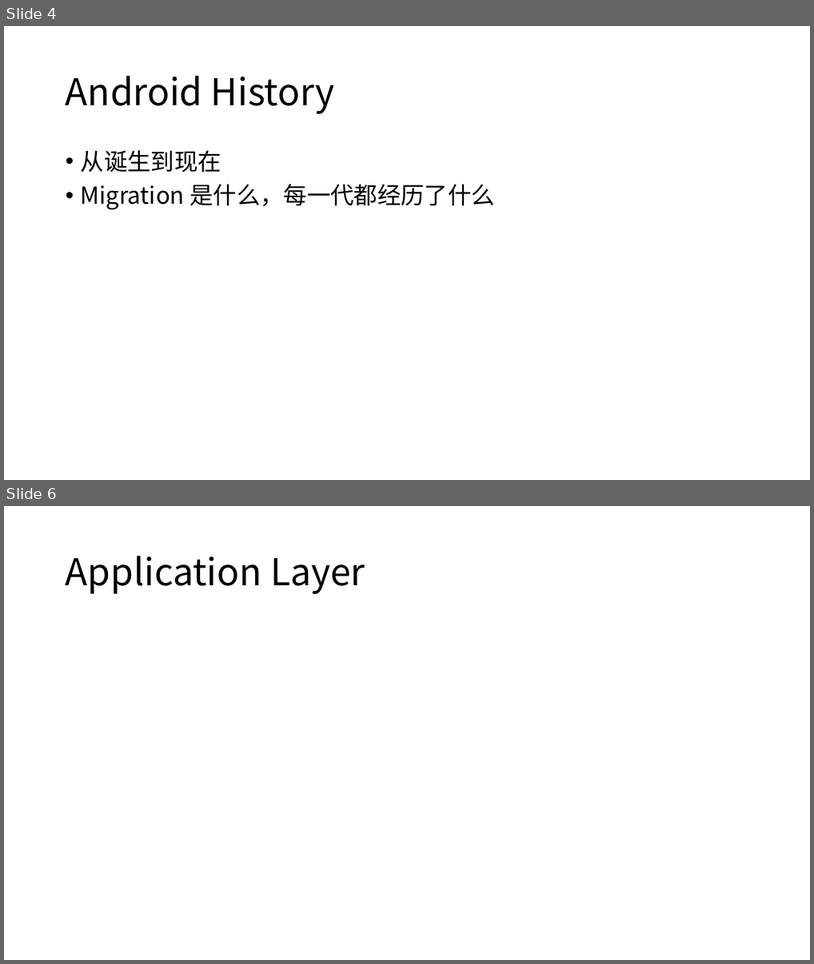
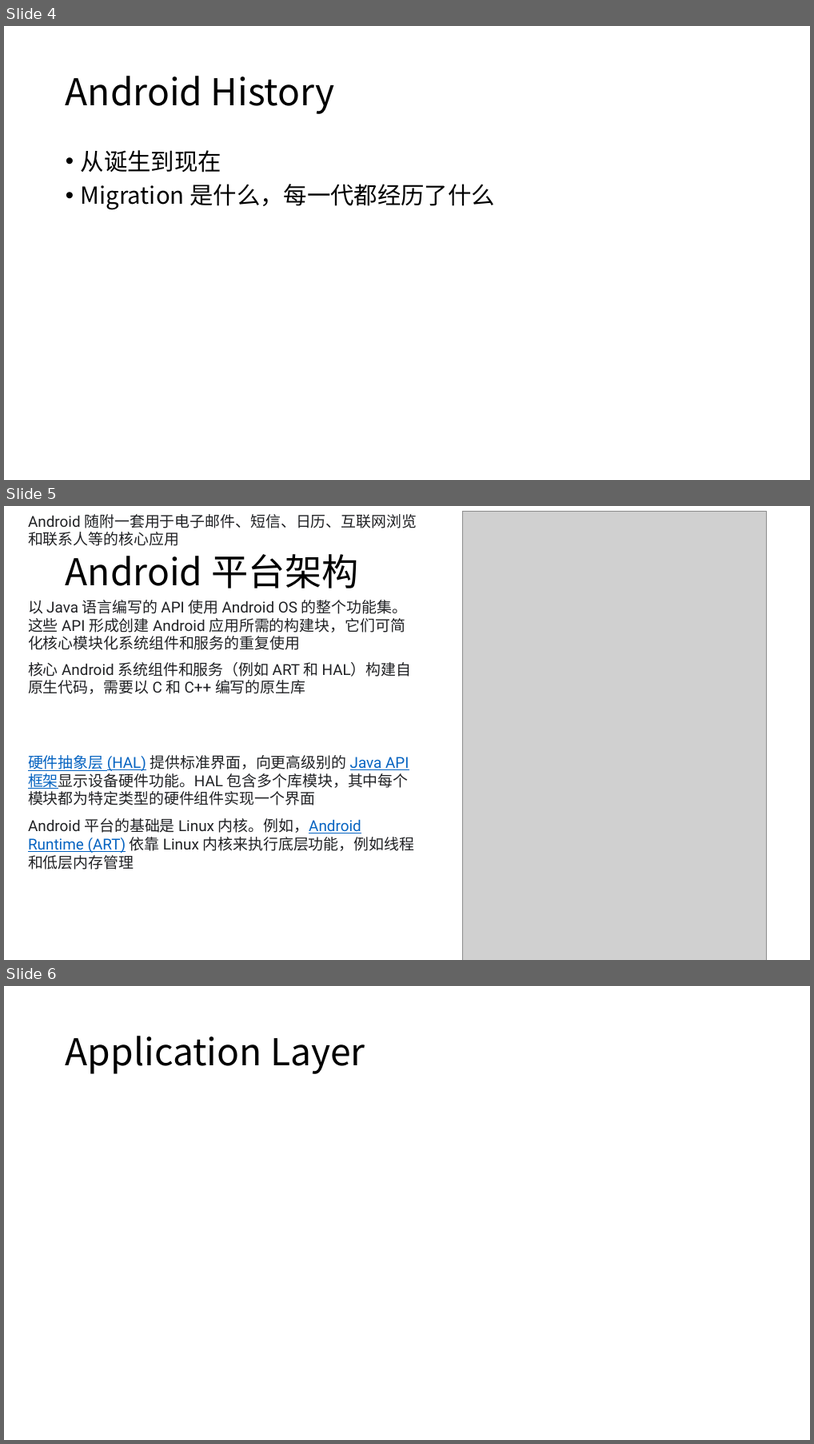
Before and after one commit to gtechoogle/AndroidDoc, a slide deck: 教学/Day1_Android_Overall.pptx. Shown one above the other, each under a label of ours: slides 4 and 6 before the commit, slides 4, 5 and 6 after it; the slides between them are not shown. The pictures are 814x964 and 814x1444 pixels, drawn with LibreOffice and Linux fonts; fonts in the diff are those of the drawing; grey boxes stand for pictures. Boxes give left, top, right and bottom in pixels: in the first picture for what was removed or moved away, otherwise in the second. Text is boxed around its words. In the diff, an @@ line names an element or a change of style, - is before the commit and + after.

```diff
--- a/教学/Day1_Android_Overall.pptx
+++ b/教学/Day1_Android_Overall.pptx
@@ slide 5 added at box(4, 506, 810, 960), background #FFFFFF @@
@@ text added at box(28, 514, 417, 546), 18 pt, text #202124 @@
+Android 随附一套用于电子邮件、短信、日历、互联网浏览和联系人等的核心应用
@@ picture added at box(462, 512, 767, 960) @@
@@ title added at box(66, 554, 359, 588), 44 pt, text #000000 @@
+Android 平台架构
@@ text added at box(28, 600, 407, 650), 18 pt, text #202124 @@
+以 Java 语言编写的 API 使用 Android OS 的整个功能集。这些 API 形成创建 Android 应用所需的构建块，它们可简化核心模块化系统组件和服务的重复使用
@@ text added at box(28, 662, 412, 694), 18 pt, text #202124 @@
+核心 Android 系统组件和服务（例如 ART 和 HAL）构建自原生代码，需要以 C 和 C++ 编写的原生库
@@ text added at box(28, 755, 409, 805), 18 pt, text #202124 @@
+硬件抽象层 (HAL) 提供标准界面，向更高级别的 Java API 框架显示设备硬件功能。HAL 包含多个库模块，其中每个模块都为特定类型的硬件组件实现一个界面
@@ text added at box(28, 818, 415, 869), 18 pt, text #202124 @@
+Android 平台的基础是 Linux 内核。例如，Android Runtime (ART) 依靠 Linux 内核来执行底层功能，例如线程和低层内存管理
```
Also in this commit, not shown: 1 slide changed, 1 slide removed.
